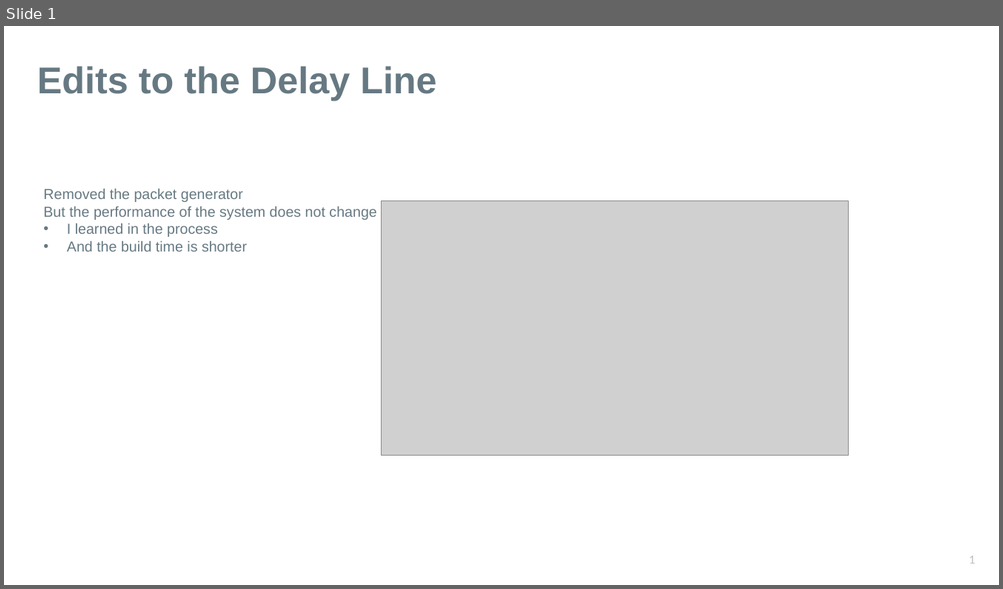
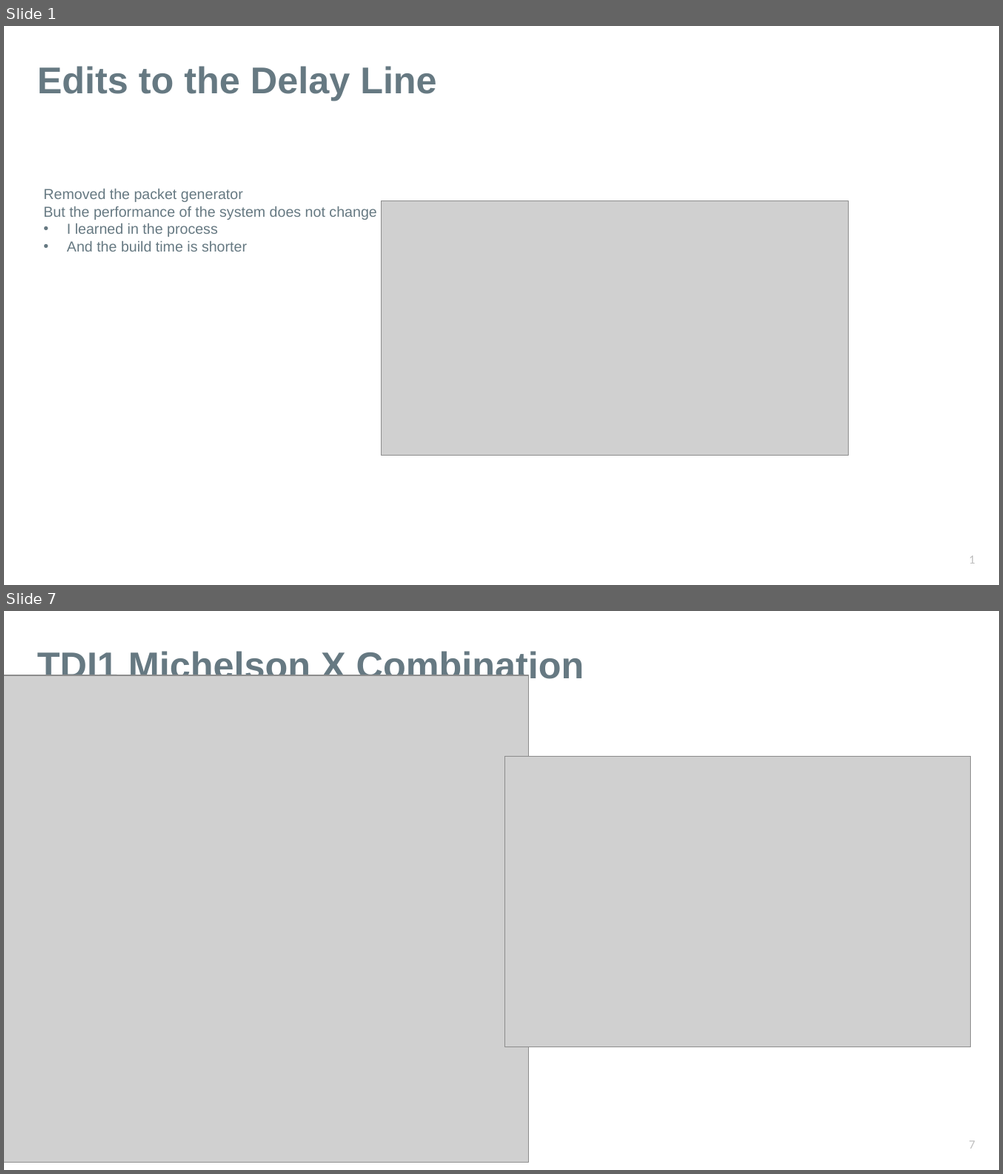
Before and after one commit to karinkruuse/Esitlused, a slide deck: updates.pptx. Shown one above the other, each under a label of ours: slide 1 before the commit, slides 1 and 7 after it; the slides between them are not shown. The pictures are 1003x589 and 1003x1174 pixels, drawn with LibreOffice and Linux fonts; fonts in the diff are those of the drawing; grey boxes stand for pictures. Boxes give left, top, right and bottom in pixels: in the first picture for what was removed or moved away, otherwise in the second. Text is boxed around its words. In the diff, an @@ line names an element or a change of style, - is before the commit and + after.

```diff
--- a/updates.pptx
+++ b/updates.pptx
@@ slide 7 added at (4, 611, 999, 1170), background #FFFFFF @@
@@ title added at (37, 649, 584, 686), 36 pt, text #667982, bold @@
+TDI1 Michelson X Combination
@@ picture added at (4, 675, 529, 1163) @@
@@ picture added at (505, 757, 971, 1048) @@
@@ page number added at (968, 1141, 974, 1149), 12 pt, text #BFBFBF @@
+7
```
Also in this commit, not shown: 5 slides changed, 1 other slide added, 3 other files.
